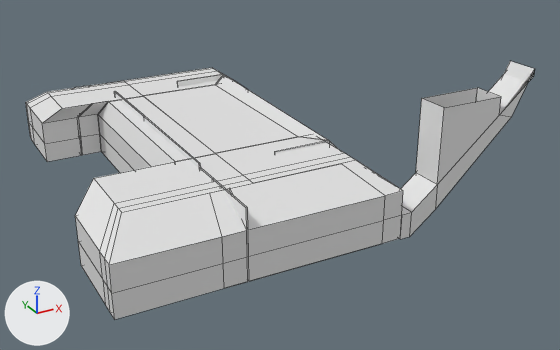
Two versions of the COLLADA model game/art/shapes/Cryptid/Cellar/CellarInteriors.dae, one commit apart.
The view is the same before and after, from a 50 mm lens placed at (-106.4, -180.5, 112.4), pointed at (13.2, 37.0, 3.6). The lights are fixed; the arrows at lower left show +X, +Y and +Z. Mesh edges are drawn as thin lines. Where no turn or scale is listed for an object, it has been applied to the vertices. Vertices at the same position are counted once.

Script lines for the objects in view, before the commit:
```python
me_plane = bpy.data.meshes.new('Plane')
me_plane.from_pydata(...)  # 335 vertices, 319 faces; spans x -63.3..73.9, y -15.3..123.3, z -0.5..46.4
# before: 331 (39.1, -15.0, 39.5) at pixel (444, 107), 332 (39.1, -4.5, 39.5) at pixel (421, 98), 333 (61.2, -15.0, 39.5) at pixel (501, 96), 334 (61.2, -4.5, 39.5) at pixel (477, 87)
ob_plane = bpy.data.objects.new('Plane', me_plane)
ob_plane.location = (0.0, 0.0, 0.0)
```
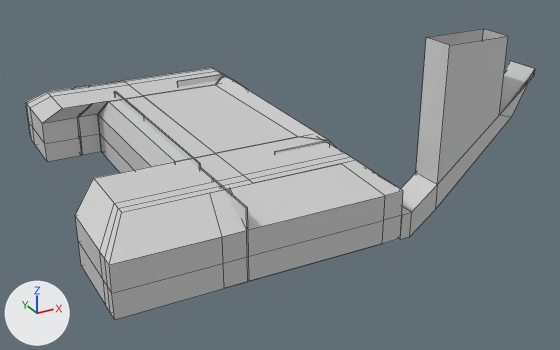
What differs and where, as boxes [x1, y1, x2, y2] in the pictures (560 x 350 px; the box of a moved part takes in the faces that stretch with it):
'Plane', reshaped (12% taller)
    before: [26, 61, 535, 319]
    after: [26, 29, 535, 319]
part 1 of me_plane, moved or reshaped
    before: [416, 88, 501, 185]
    after: [416, 29, 508, 185]
part 2 of me_plane, recoloured (white to grey)
    both: [26, 61, 535, 319]

What the commit changed:
Material 'Material-material' (mat_material_material) is new.
Its base color is (0.64, 0.64, 0.64) (light grey #d1d1d1).
Its roughness is 0.44.
Material 'WALLS-material' (mat_walls_material) is new.
Its base color is (0.64, 0.64, 0.64) (light grey #d1d1d1).
Its roughness is 0.44.
me_plane is used by ob_plane; location (0.0, 0.0, 0.0).
me_plane had 335 vertices, 319 faces and spanned x -63.3..73.9, y -15.3..123.3, z -0.5..46.4.
me_plane now has 335 vertices, 319 faces and spans x -63.3..73.9, y -15.3..123.3, z -0.5..58.1.
Part 1, on me_plane:
Vertices 331 to 334 of me_plane move by (0.0, 0.0, 18.6).
me_plane part 2: 313 faces spanning x -63.3..73.9, y -15.3..123.3, z -0.5..58.1 switch from no material to mat_material_material (light grey #d1d1d1).
me_plane now uses material mat_walls_material (light grey #d1d1d1).
